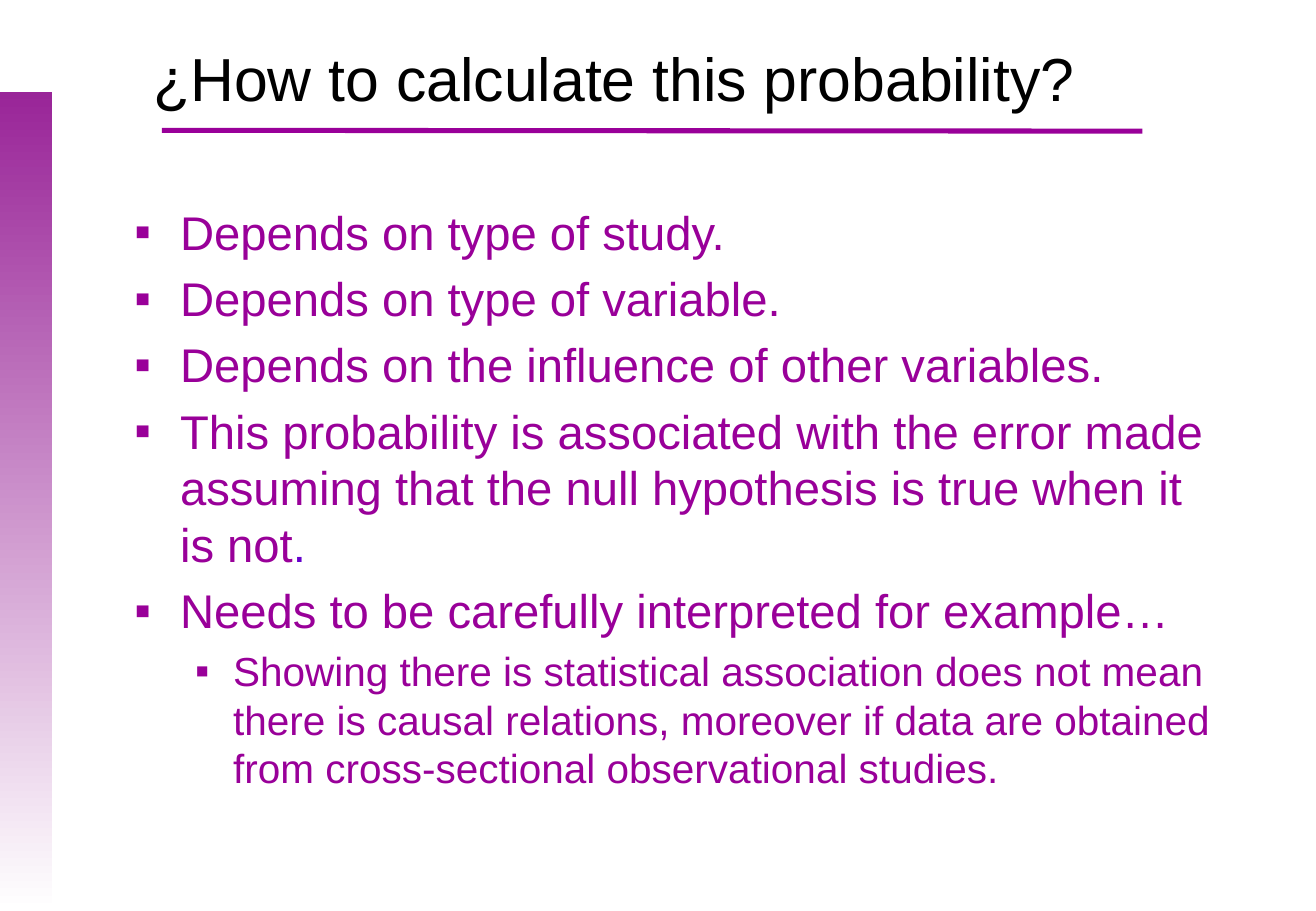
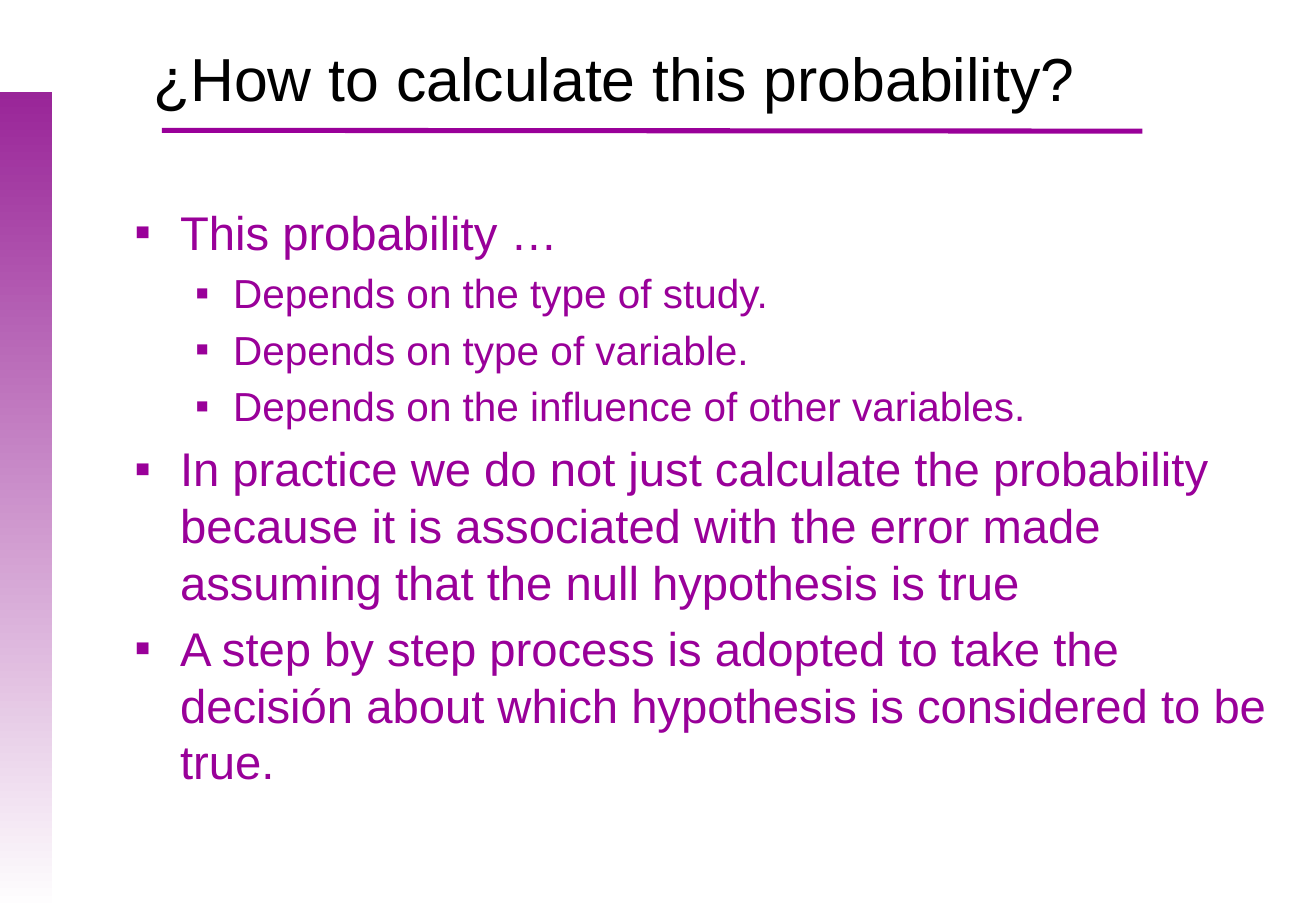
Before and after one commit to uebvhir/Course_Basic_Statistics-VHIO-2019, a slide deck: slide 10 of Sessio_6/EBB_2019_Session_6_Hypothesis_tests.pptx (slide 9 before the commit). Drawn at 1316x911 pixels with LibreOffice and Linux fonts; fonts in the diff are those of the drawing; background and template pictures are left out. Boxes give left, top, right and bottom in pixels: in the first picture for what was removed or moved away, otherwise in the second. Text is boxed around its words. In the diff, an @@ line names an element or a change of style, - is before the commit and + after.

Commit message:
Updated hypothesis tests slides

```diff
--- a/Sessio_6/EBB_2019_Session_6_Hypothesis_tests.pptx
+++ b/Sessio_6/EBB_2019_Session_6_Hypothesis_tests.pptx
@@ text at [180,215,768,316]: text changed; size 28 to 24 pt @@
-▪ Depends on type of study.
+▪ This probability …
+  ▪ Depends on the type of study.
@@ text at [233,335,1025,429]: size 28 to 24 pt in "Depends on type of variable.", "Depends on the influence of other variables."; list level 1 to 2 in "Depends on type of variable."; list level 1 to 2 in "Depends on the influence of ..." @@
@@ text at [180,451,1266,780]: text changed; size 24 to 28 pt @@
-▪ This probability is associated with the error made assuming that the null hypothesis is true when it is not.
-▪ Needs to be carefully interpreted for example…
-  ▪ Showing there is statistical association does not mean there is causal relations, moreover if data are obtained from cross-sectional observational studies.
+▪ In practice we do not just calculate the probability because it is associated with the error made assuming that the null hypothesis is true
+▪ A step by step process is adopted to take the decisión about which hypothesis is considered to be true.
```
Also in this commit, not shown: 12 other slides changed, 3 slides added, 2 slides removed, 1 other file.
